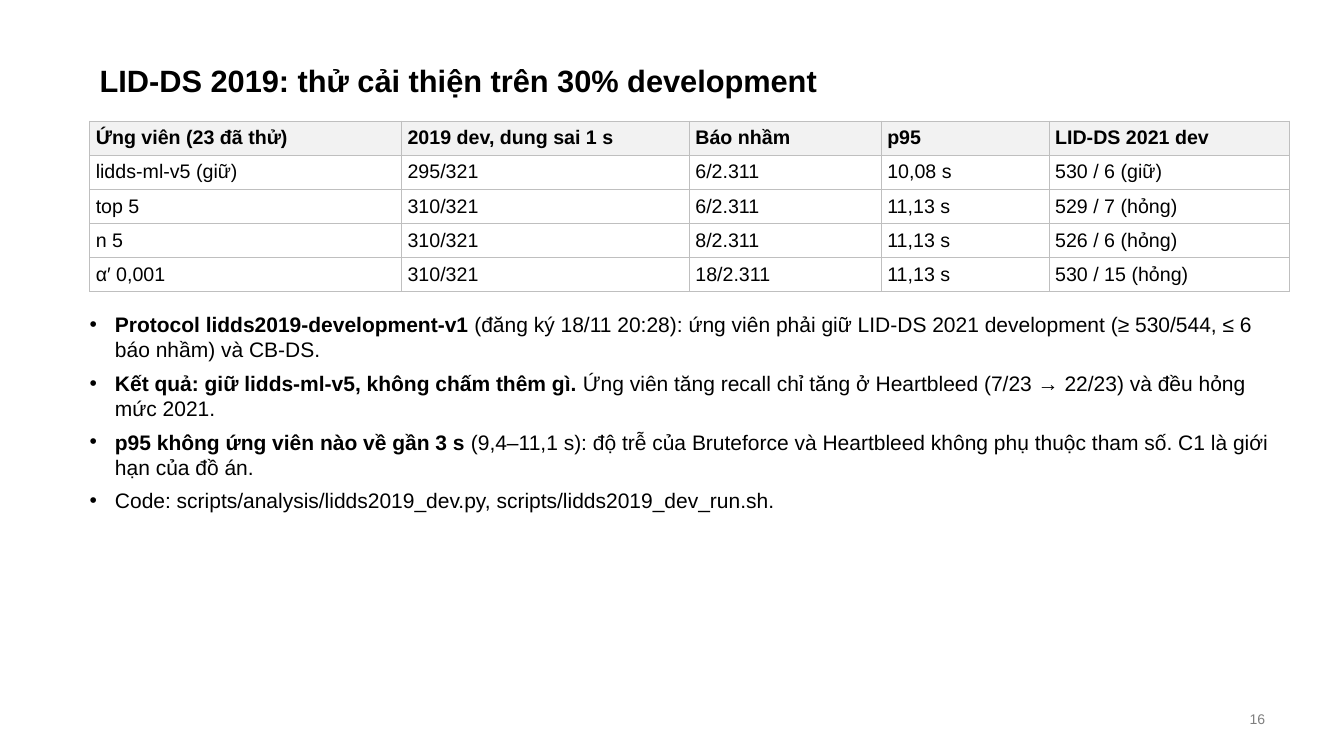
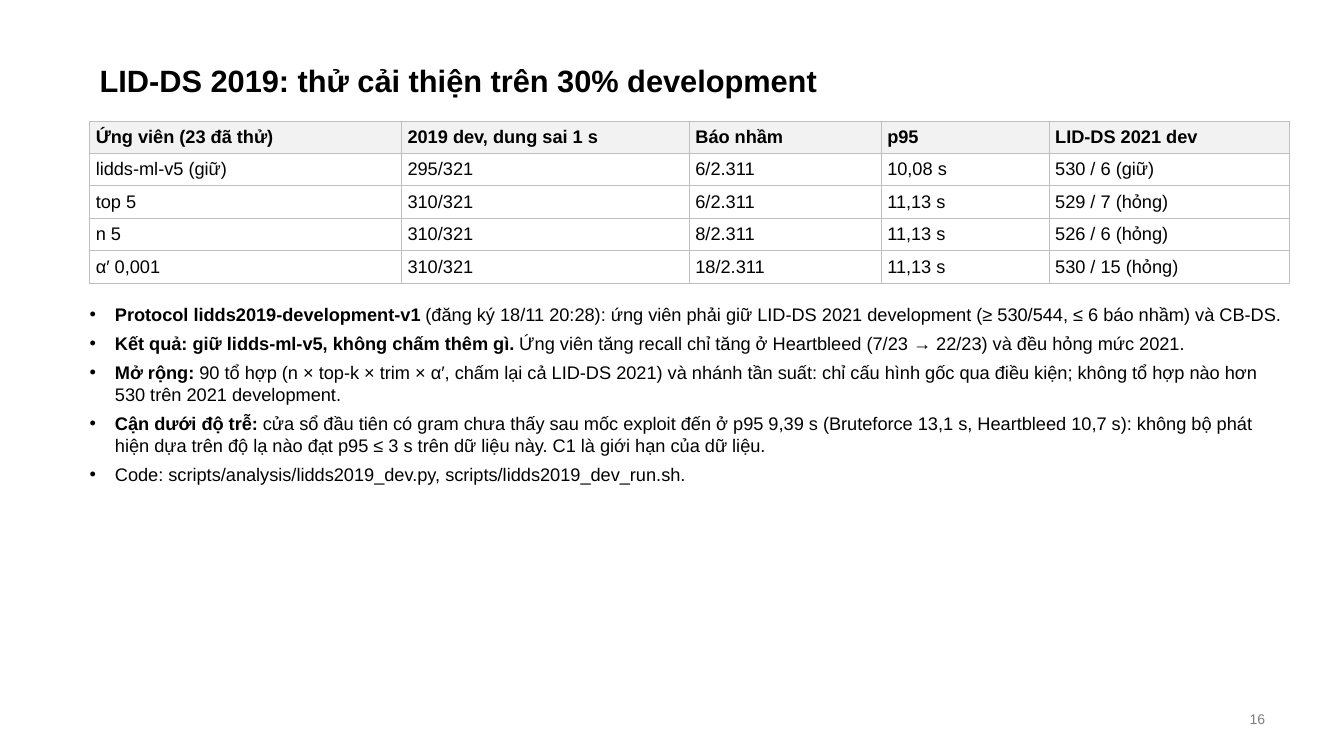
Before and after one commit to tndat-dev/eBPF-project, a slide deck: slide 16 of docs/Slide-runtime_security(20_11).pptx. Drawn at 1344x756 pixels with LibreOffice and Linux fonts; fonts in the diff are those of the drawing. Boxes give left, top, right and bottom in pixels: in the first picture for what was removed or moved away, otherwise in the second. Text is boxed around its words. In the diff, an @@ line names an element or a change of style, - is before the commit and + after.

Commit message:
LID-DS 2019 development, extended: 90 combinations re-scored on LID-DS 2021 development (only base passes, none above 530 within 6 false alarms), rate branch adds nothing, novelty latency lower bound p95 9.39 s; lidds-ml-v5 stays; receipts, thesis, report, slides, audit 134/134

```diff
--- a/docs/Slide-runtime_security(20_11).pptx
+++ b/docs/Slide-runtime_security(20_11).pptx
@@ table at bbox=[90, 121, 1290, 283] @@
@@ size 14 to 13 pt @@
@@ text "Protocol lidds2019-development-v1 (đăng ký 18/11 ...": place and size @@
-text "Protocol lidds2019-development-v1 (đăng ký 18/11 ..." at bbox=[115, 316, 1268, 513]
+text "Protocol lidds2019-development-v1 (đăng ký 18/11 ..." at bbox=[115, 307, 1281, 485]
@@ text at bbox=[115, 307, 1281, 485]: size 15 to 13 pt in "Protocol lidds2019-development-v1 (đăng ký 18/11 20:28): ứng ...", "Kết quả: giữ lidds-ml-v5, không chấm thêm ...", "Code: scripts/analysis/lidds2019_dev.py, scripts/lidds2019_d ..." @@
@@ text at bbox=[115, 365, 1257, 456]: text changed; size 15 to 13 pt @@
-• p95 không ứng viên nào về gần 3 s (9,4–11,1 s): độ trễ của Bruteforce và Heartbleed không phụ thuộc tham số. C1 là giới hạn của đồ án.
+• Mở rộng: 90 tổ hợp (n × top-k × trim × α′, chấm lại cả LID-DS 2021) và nhánh tần suất: chỉ cấu hình gốc qua điều kiện; không tổ hợp nào hơn 530 trên 2021 development.
+• Cận dưới độ trễ: cửa sổ đầu tiên có gram chưa thấy sau mốc exploit đến ở p95 9,39 s (Bruteforce 13,1 s, Heartbleed 10,7 s): không bộ phát hiện dựa trên độ lạ nào đạt p95 ≤ 3 s trên dữ liệu này. C1 là giới hạn của dữ liệu.
```
Also in this commit, not shown: 12 other files.
